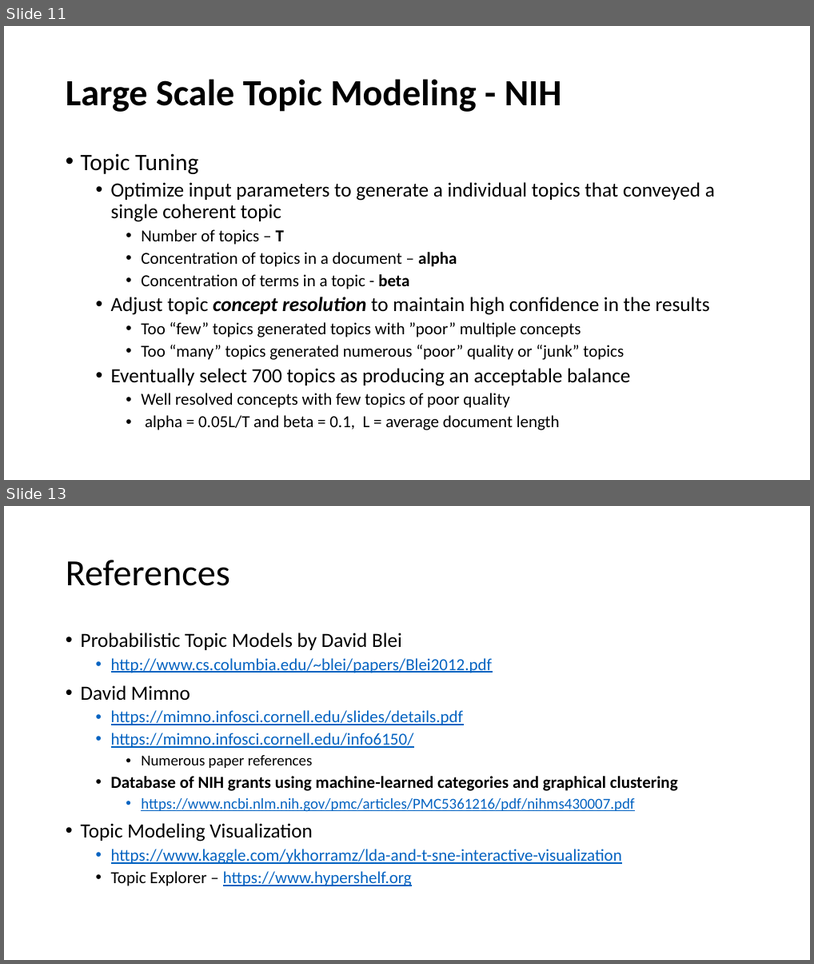
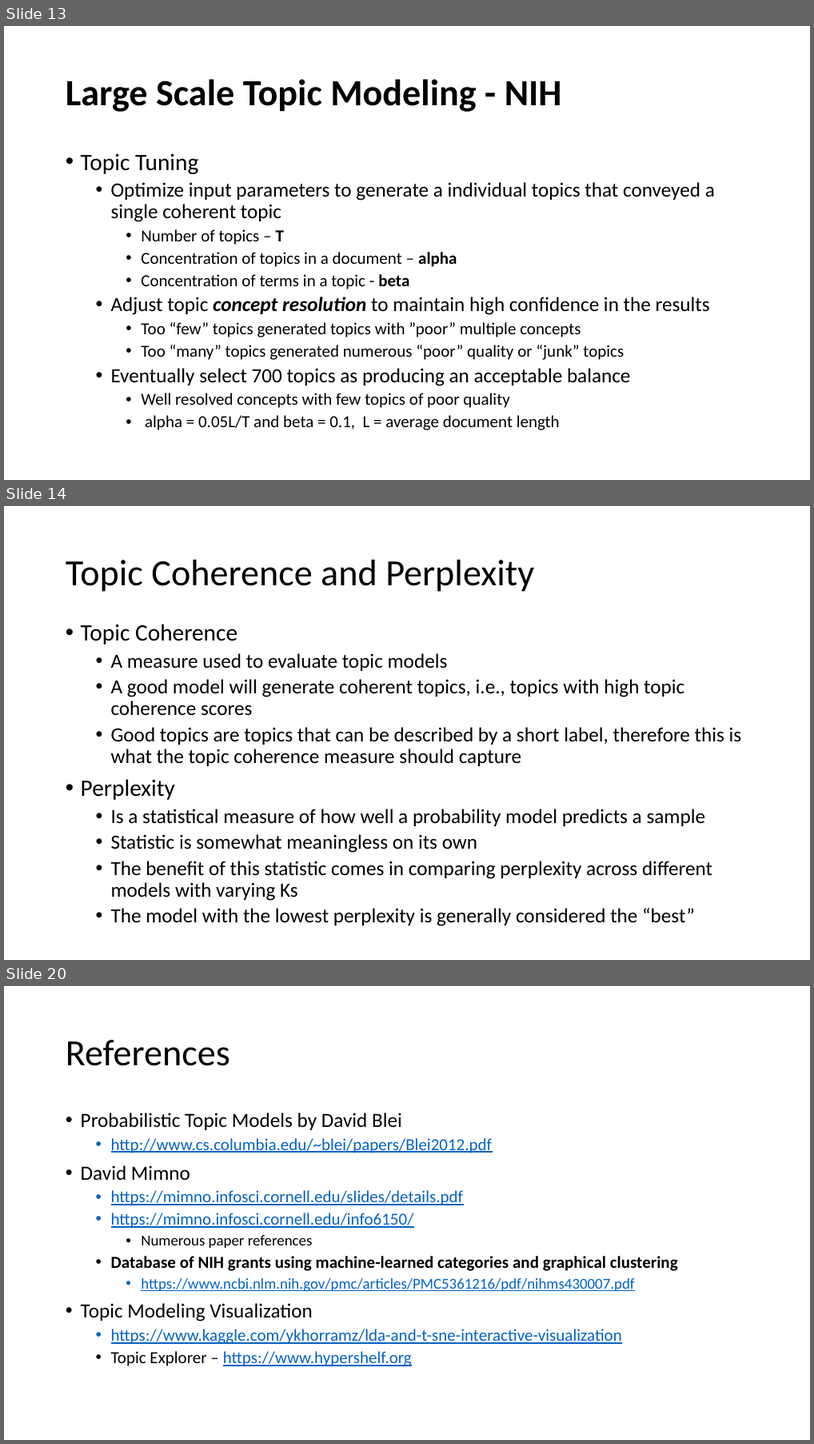
Before and after one commit to ANLY580/lectures, a slide deck: 8-topic-models/ANLY580_Fall2019_TopicModels.pptx. Shown one above the other, each under a label of ours: slides 11 and 13 before the commit, slides 13, 14 and 20 after it; the slides between them are not shown. The pictures are 814x964 and 814x1444 pixels, drawn with LibreOffice and Linux fonts; fonts in the diff are those of the drawing. Boxes give left, top, right and bottom in pixels: in the first picture for what was removed or moved away, otherwise in the second. Text is boxed around its words. In the diff, an @@ line names an element or a change of style, - is before the commit and + after.

Commit message:
update slides topic modeling

```diff
--- a/8-topic-models/ANLY580_Fall2019_TopicModels.pptx
+++ b/8-topic-models/ANLY580_Fall2019_TopicModels.pptx
@@ slide 14 added at <box>4,506,810,960</box>, background #FFFFFF @@
@@ title added at <box>66,560,534,592</box>, 44 pt, text #000000 @@
+Topic Coherence and Perplexity
@@ text added at <box>81,624,742,926</box>, 24 pt, text #000000 @@
+• Topic Coherence
+  • A measure used to evaluate topic models
+  • A good model will generate coherent topics, i.e., topics with high topic coherence scores
+  • Good topics are topics that can be described by a short label, therefore this is what the topic coherence measure should capture
+• Perplexity
+  • Is a statistical measure of how well a probability model predicts a sample
+  • Statistic is somewhat meaningless on its own
+  • The benefit of this statistic comes in comparing perplexity across different models with varying Ks
+  • The model with the lowest perplexity is generally considered the “best”
@@ what was slide 11 is now slide 13 @@
@@ what was slide 13 is now slide 20 @@
```
Also in this commit, not shown: 5 slides changed, 7 other slides added, 1 slide removed, 2 other files.
